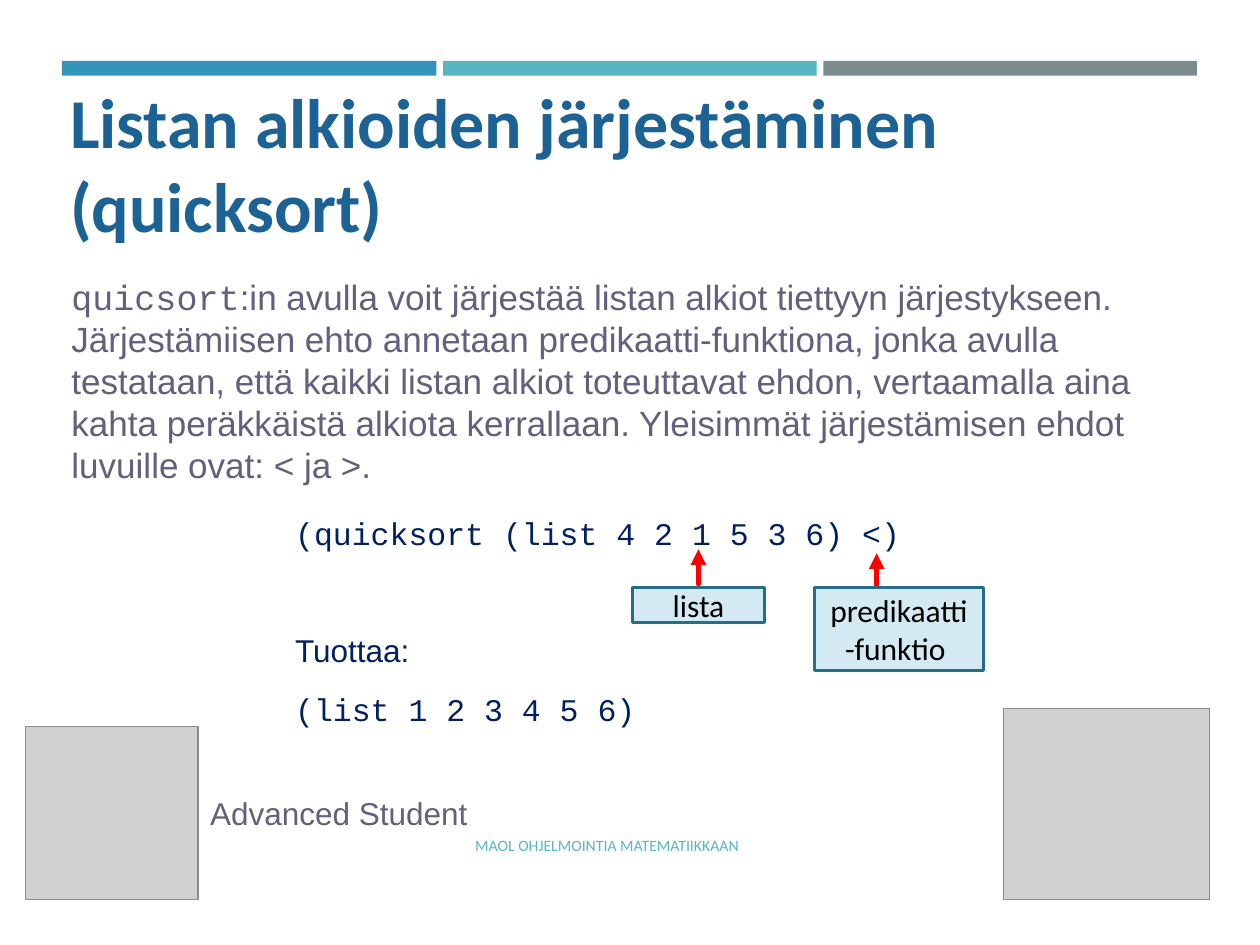
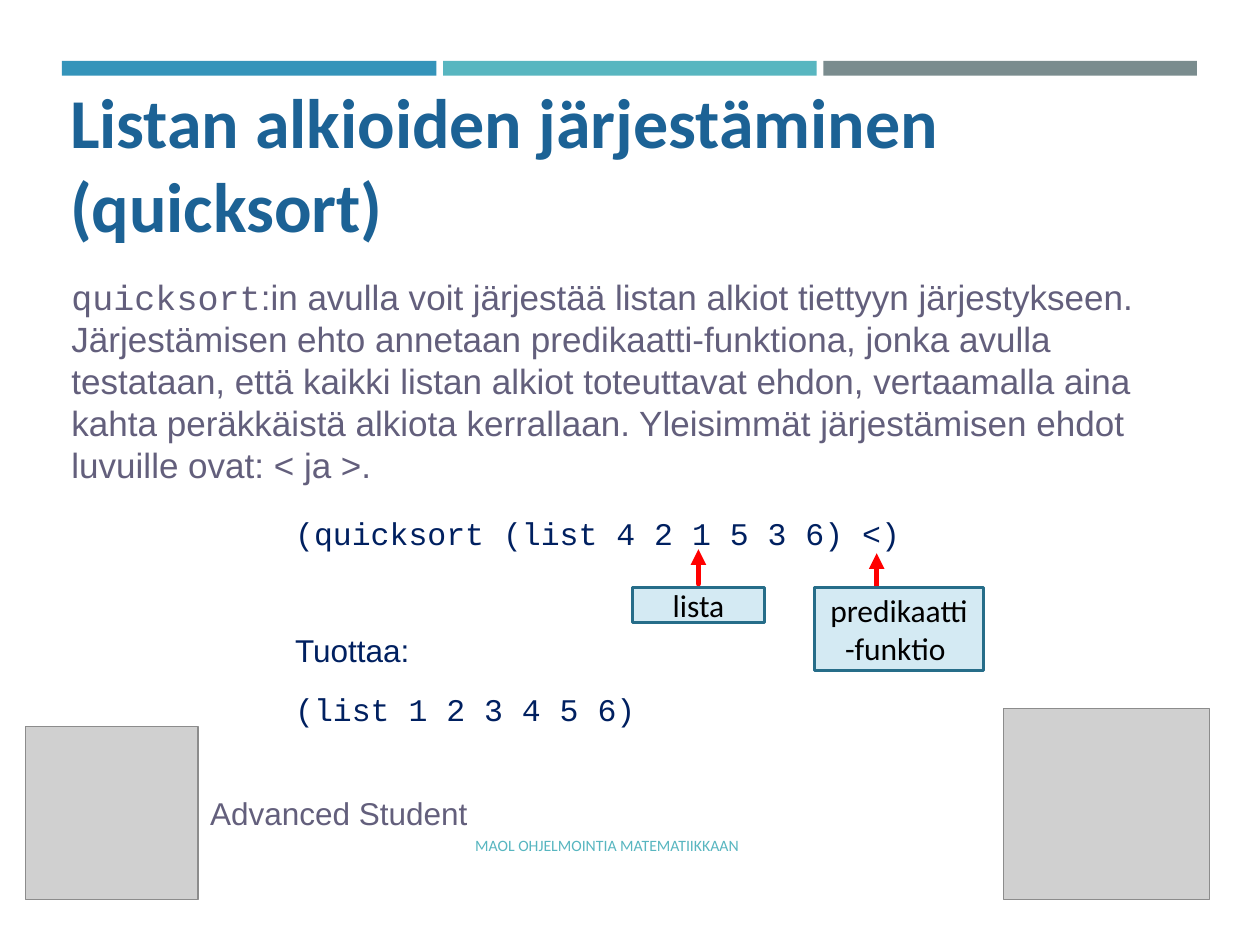
Before and after one commit to tyynetyyne/tyynetyyne.github.io, a slide deck: slide 20 of tehtavat/tiedostot/maol/power_point/Racket-MAOL-9-listat.pptx. Drawn at 1260x945 pixels with LibreOffice and Linux fonts; fonts in the diff are those of the drawing; grey boxes stand for pictures. Boxes give left, top, right and bottom in pixels: in the first picture for what was removed or moved away, otherwise in the second. Text is boxed around its words. In the diff, an @@ line names an element or a change of style, - is before the commit and + after.

```diff
--- a/tehtavat/tiedostot/maol/power_point/Racket-MAOL-9-listat.pptx
+++ b/tehtavat/tiedostot/maol/power_point/Racket-MAOL-9-listat.pptx
@@ text at bbox=[71, 284, 1133, 485]: text changed @@
-quicsort:in avulla voit järjestää listan alkiot tiettyyn järjestykseen. Järjestämiisen ehto annetaan predikaatti-funktiona, jonka avulla testataan, että kaikki listan alkiot toteuttavat ehdon, vertaamalla aina kahta peräkkäistä alkiota kerrallaan. Yleisimmät järjestämisen ehdot luvuille ovat: < ja >.
+quicksort:in avulla voit järjestää listan alkiot tiettyyn järjestykseen. Järjestämisen ehto annetaan predikaatti-funktiona, jonka avulla testataan, että kaikki listan alkiot toteuttavat ehdon, vertaamalla aina kahta peräkkäistä alkiota kerrallaan. Yleisimmät järjestämisen ehdot luvuille ovat: < ja >.
```
Also in this commit, not shown: 1 other slide changed, 1 other file.
